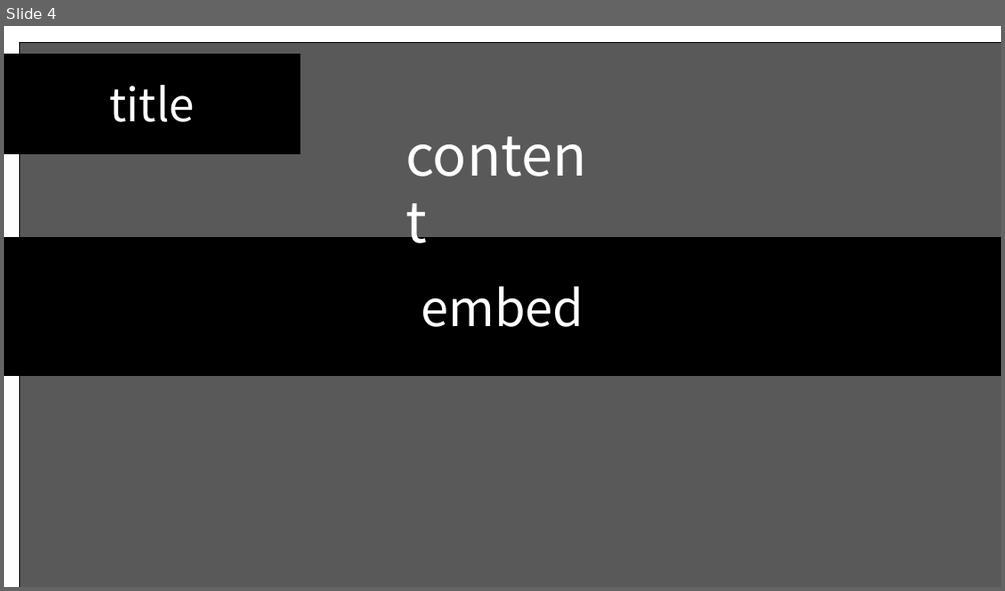
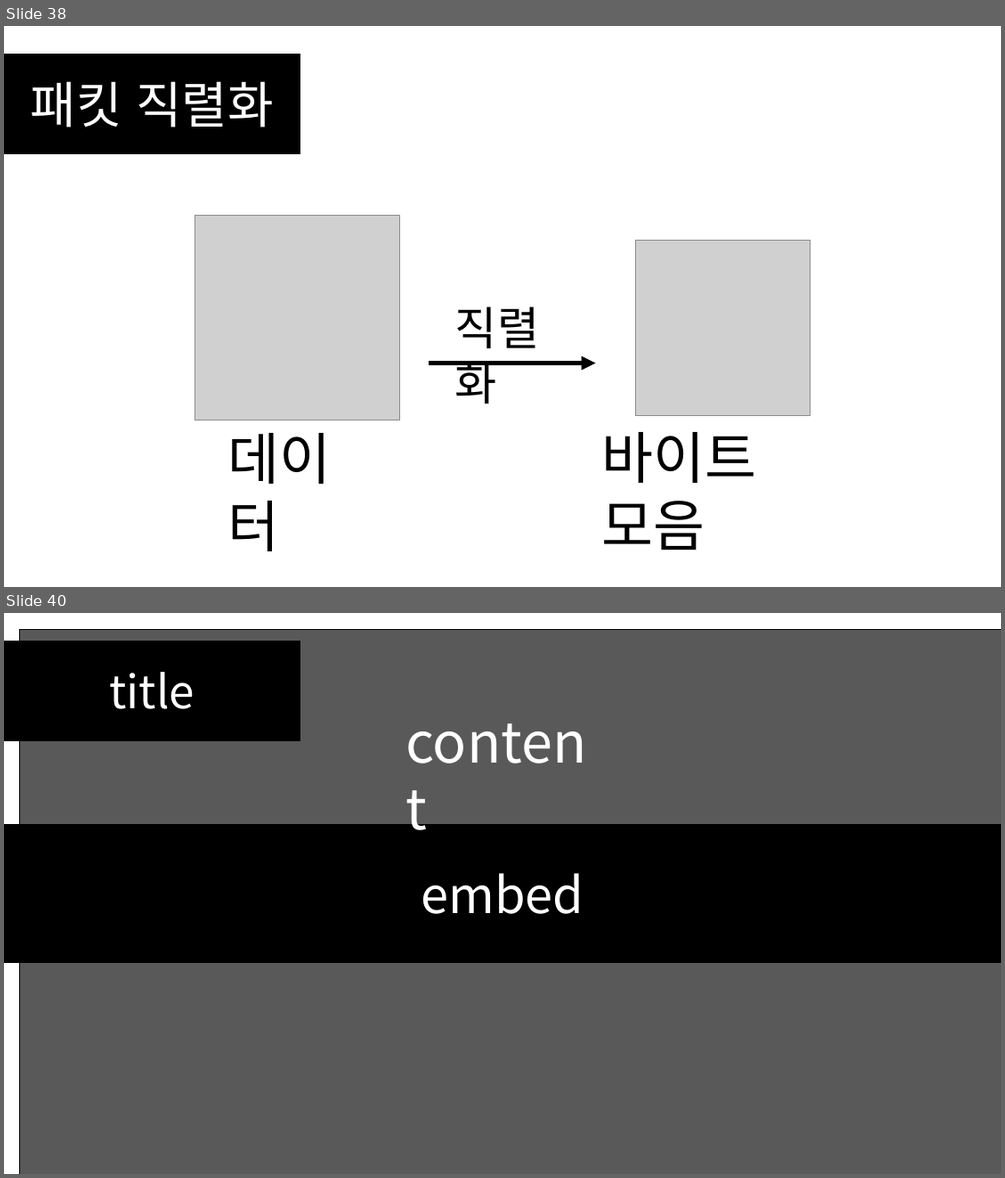
Before and after one commit to SEH00N/SDLU, a slide deck: ServerLecture/PT/6강 멀티스레드 서버 제작.pptx. Shown one above the other, each under a label of ours: slide 4 before the commit, slides 38 and 40 after it; the slides between them are not shown. The pictures are 1005x591 and 1005x1178 pixels, drawn with LibreOffice and Linux fonts; fonts in the diff are those of the drawing; grey boxes stand for pictures. Boxes give left, top, right and bottom in pixels: in the first picture for what was removed or moved away, otherwise in the second. Text is boxed around its words. In the diff, an @@ line names an element or a change of style, - is before the commit and + after.

```diff
--- a/ServerLecture/PT/6강 멀티스레드 서버 제작.pptx
+++ b/ServerLecture/PT/6강 멀티스레드 서버 제작.pptx
@@ slide 38 added at (4,26,1001,587), background #FFFFFF @@
@@ rectangle added at (4,54,300,154), fill #000000, outline #000000 1 pt, 48 pt, text #FFFFFF @@
+패킷 직렬화
@@ group added at (194,216,810,551): 3 texts, 2 pictures, 1 arrow @@
+데이터
+직렬화
+바이트 모음
@@ what was slide 4 is now slide 40 @@
```
Also in this commit, not shown: 37 other slides added, 2 slides removed, 1 other file.
